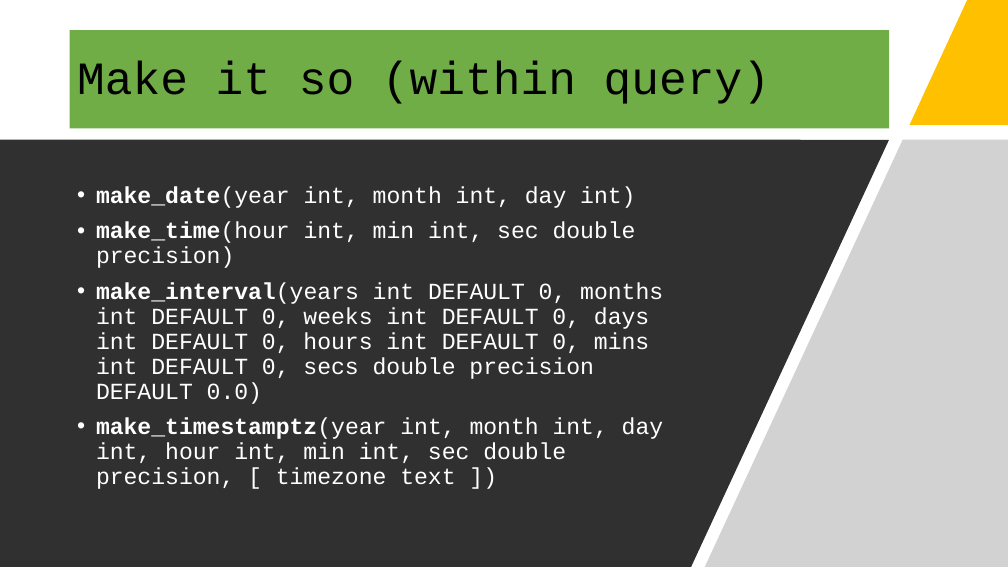
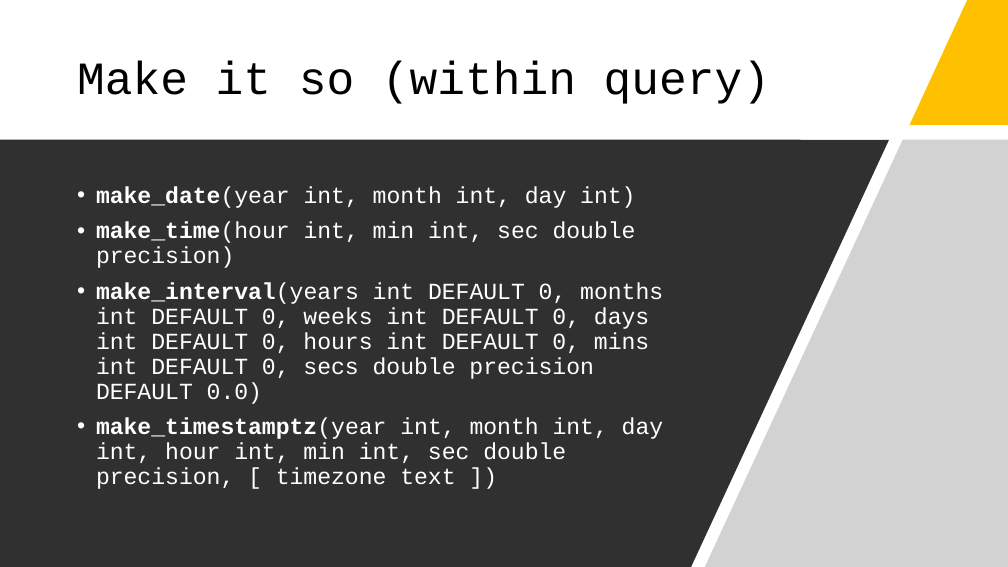
Before and after one commit to VadimAcosta/timestamps_and_intervals, a slide deck: slide 19 of times_and_dates.pptx. Drawn at 1008x567 pixels with LibreOffice and Linux fonts; fonts in the diff are those of the drawing. Boxes give left, top, right and bottom in pixels: in the first picture for what was removed or moved away, otherwise in the second. Text is boxed around its words. In the diff, an @@ line names an element or a change of style, - is before the commit and + after.

```diff
--- a/times_and_dates.pptx
+++ b/times_and_dates.pptx
@@ title "Make it so (within query)" moved from (x1=70, y1=30, x2=889, y2=129) to (x1=77, y1=61, x2=770, y2=104) @@
@@ title "Make it so (within query)" at (x1=77, y1=61, x2=770, y2=104): fill #70AD47 to none @@
```
Also in this commit, not shown: 8 other slides changed, 2 slides added, 4 slides removed, 1 other file.
